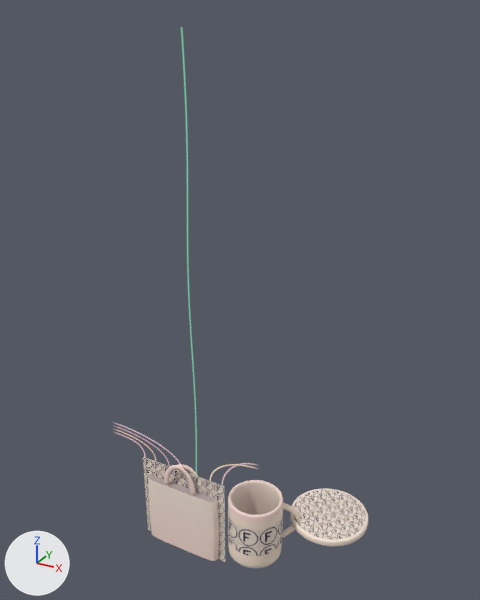
Before and after pictures for a commit that changed the Blender file blender/scenes/weave.blend.
Both versions are drawn from a camera (50 mm lens) standing at (2.31, -3.31, 3.5) and looking at (0.29, 0.36, 1.66). Arrows for +X, +Y and +Z are at lower left; the lights stay in place. The picture after the commit comes second.

In view in the first picture: 'CoasterBody', 'CoasterTop', 'Handle_B', 'Handle_F', 'MugBand', 'MugBody', 'Panel', 'Threads', 'ToteBody'.
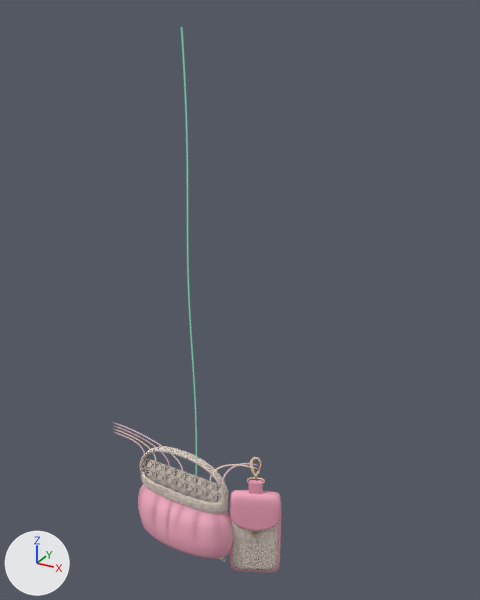
Patch to the scene script:
```diff
--- a/blender/scenes/weave.blend.py
+++ b/blender/scenes/weave.blend.py
@@ ob_totebody @@
-ob_totebody = bpy.data.objects.new('ToteBody', me_totebody)
@@ ob_handle_f @@
-ob_handle_f = bpy.data.objects.new('Handle_F', me_handle_f)
@@ ob_handle_b @@
-ob_handle_b = bpy.data.objects.new('Handle_B', me_handle_b)
@@ ob_mugbody @@
-ob_mugbody = bpy.data.objects.new('MugBody', me_mugbody)
@@ ob_mugband @@
-ob_mugband = bpy.data.objects.new('MugBand', me_mugband)
@@ ob_coasterbody @@
-ob_coasterbody = bpy.data.objects.new('CoasterBody', me_coasterbody)
@@ ob_coastertop @@
-ob_coastertop = bpy.data.objects.new('CoasterTop', me_coastertop)
@@ ob_lipclasp @@
+ob_lipclasp = bpy.data.objects.new('LipClasp', me_lipclasp)  # 1064 vertices, 968 faces; spans x -0.065..0.065, y -0.01..0.01, z -0.005..0.222
+ob_lipclasp.parent = ob_lipclasppivot
+ob_lipclasp.location = (0.0, 0.0, 0.0)
@@ ob_lipclasppivot @@
+ob_lipclasppivot = bpy.data.objects.new('LipClaspPivot', None)
+ob_lipclasppivot.parent = ob_turnmug
+ob_lipclasppivot.location = (0.0, 0.0, 0.38)
@@ ob_liploop @@
+ob_liploop = bpy.data.objects.new('LipLoop', me_liploop)  # 522 vertices, 492 faces; spans x -0.05..0.05, y -0.018..0.018, z 0.25..0.3972
+ob_liploop.parent = ob_turnmug
+ob_liploop.location = (0.0, 0.0, 0.0)
@@ ob_lipbutton @@
+ob_lipbutton = bpy.data.objects.new('LipButton', me_lipbutton)  # 378 vertices, 440 faces; spans x -0.034..0.034, y -0.0575..-0.0395, z -0.0704..-0.0024
+ob_lipbutton.parent = ob_turnmug
+ob_lipbutton.location = (0.0, 0.0, 0.0)
@@ ob_lipflap @@
+ob_lipflap = bpy.data.objects.new('LipFlap', me_lipflap)  # 1450 vertices, 1448 faces; spans x -0.181..0.181, y -0.051..0.046, z -0.016..0.295
+ob_lipflap.parent = ob_turnmug
+ob_lipflap.location = (0.0, 0.0, 0.0)
@@ ob_lipfront @@
+ob_lipfront = bpy.data.objects.new('LipFront', me_lipfront)  # 898 vertices, 960 faces; spans x -0.171..0.171, y -0.04..-0.026, z -0.423..0.243; in mat_lookcloth (picture img_chart)
+ob_lipfront.parent = ob_turnmug
+ob_lipfront.location = (0.0, 0.0, 0.0)
@@ ob_lipbody @@
+ob_lipbody = bpy.data.objects.new('LipBody', me_lipbody)  # 962 vertices, 1024 faces; spans x -0.19..0.19, y -0.036..0.036, z -0.46..0.28
+ob_lipbody.parent = ob_turnmug
+ob_lipbody.location = (0.0, 0.0, 0.0)
@@ ob_noihandle @@
+ob_noihandle = bpy.data.objects.new('NoiHandle', me_noihandle)  # 1218 vertices, 1170 faces; spans x -0.379..0.379, y -0.029..0.029, z -0.037..0.344; in mat_lookcloth (picture img_chart)
+ob_noihandle.parent = ob_noihandlepivot
+ob_noihandle.location = (0.0, 0.0, 0.0)
@@ ob_noihandlepivot @@
+ob_noihandlepivot = bpy.data.objects.new('NoiHandlePivot', None)
+ob_noihandlepivot.parent = ob_turntote
+ob_noihandlepivot.location = (0.0, 0.0, 0.18)
@@ ob_noiband @@
+ob_noiband = bpy.data.objects.new('NoiBand', me_noiband)  # 1455 vertices, 1344 faces; spans x -0.366..0.366, y -0.089..0.089, z 0.123..0.225; in mat_lookcloth (picture img_chart)
+ob_noiband.parent = ob_turntote
+ob_noiband.location = (0.0, 0.0, 0.0)
@@ ob_noibody @@
+ob_noibody = bpy.data.objects.new('NoiBody', me_noibody)  # 3362 vertices, 3440 faces; spans x -0.421..0.42, y -0.175..0.175, z -0.3..0.17
+ob_noibody.parent = ob_turntote
+ob_noibody.location = (0.0, 0.0, 0.0)
```

What differs and where, as boxes (x1, y1, x2, y2) in the pictures (480 x 600 px):
'ToteBody', deleted: before (148, 474, 219, 561)
'NoiBody', added (pink): after (138, 484, 233, 559)
'MugBody', deleted: before (228, 480, 301, 568)
'CoasterTop', deleted: before (294, 489, 366, 539)
'LipFront', added: after (232, 520, 279, 571)
'LipFlap', added (pink): after (230, 490, 281, 531)
'MugBand', deleted: before (228, 515, 283, 556)
'NoiBand', added: after (142, 471, 223, 514)
'NoiHandle', added: after (140, 446, 228, 513)
'CoasterBody', deleted: before (290, 488, 368, 546)
'LipBody', added: after (230, 499, 281, 573)
'Handle_F', deleted: before (164, 465, 196, 496)
'LipLoop', added: after (249, 480, 263, 494)
'LipClasp', added: after (247, 457, 265, 483)
'Handle_B', deleted: before (178, 464, 198, 476)
'LipButton', added: after (250, 529, 260, 537)
